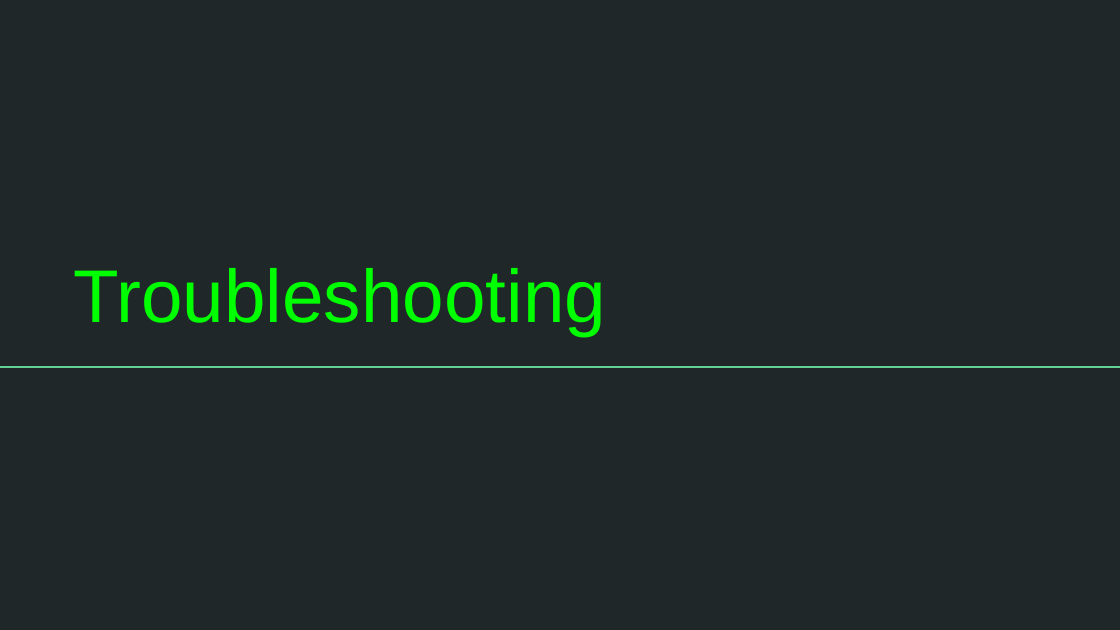
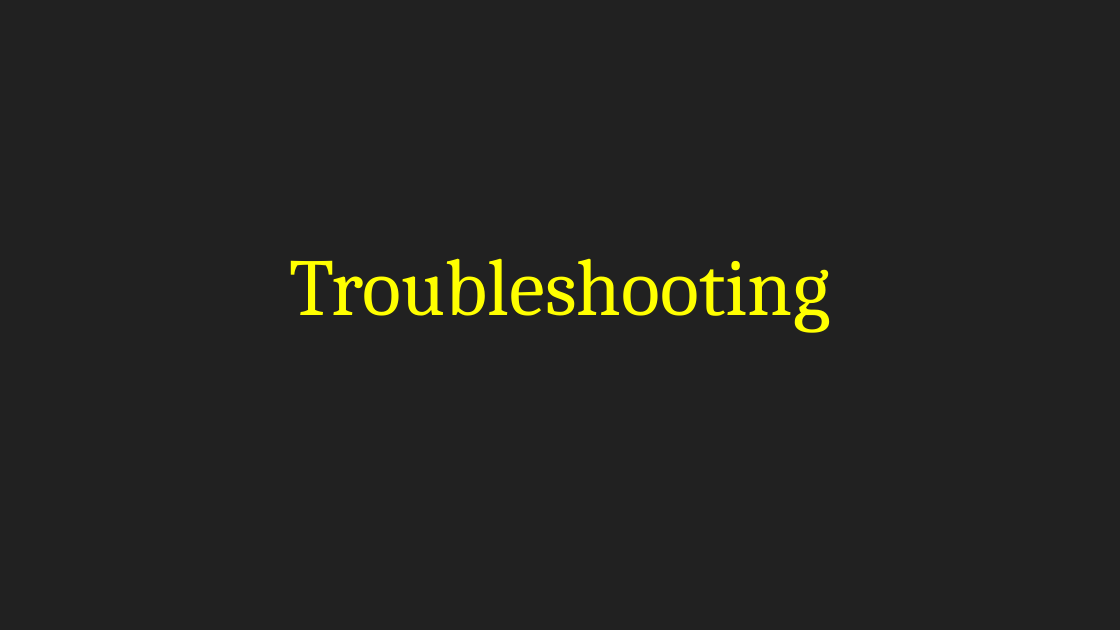
Before and after one commit to BYU-ITCSA/Dark-Mode, a slide deck: slide 2 of Lesson 4: Troubleshooting/Troubleshooting.pptx (slide 1 before the commit). Drawn at 1120x630 pixels with LibreOffice and Linux fonts; fonts in the diff are those of the drawing. Boxes give left, top, right and bottom in pixels: in the first picture for what was removed or moved away, otherwise in the second. Text is boxed around its words. In the diff, an @@ line names an element or a change of style, - is before the commit and + after.

```diff
--- a/Lesson 4: Troubleshooting/Troubleshooting.pptx
+++ b/Lesson 4: Troubleshooting/Troubleshooting.pptx
@@ background #202729 to #212121 @@
@@ title "Troubleshooting": place and size @@
-title "Troubleshooting" at [74,268,606,336]
+title "Troubleshooting" at [290,258,830,332]
@@ title "Troubleshooting" at [290,258,830,332]: size 48 to 52 pt, font Arial to Cambria, text colour #00FF00 to #FFFF00; alignment left to centre @@
@@ line removed from (0, 367) to (1120, 367) @@
```
Also in this commit, not shown: 6 slides added, 1 other file.
